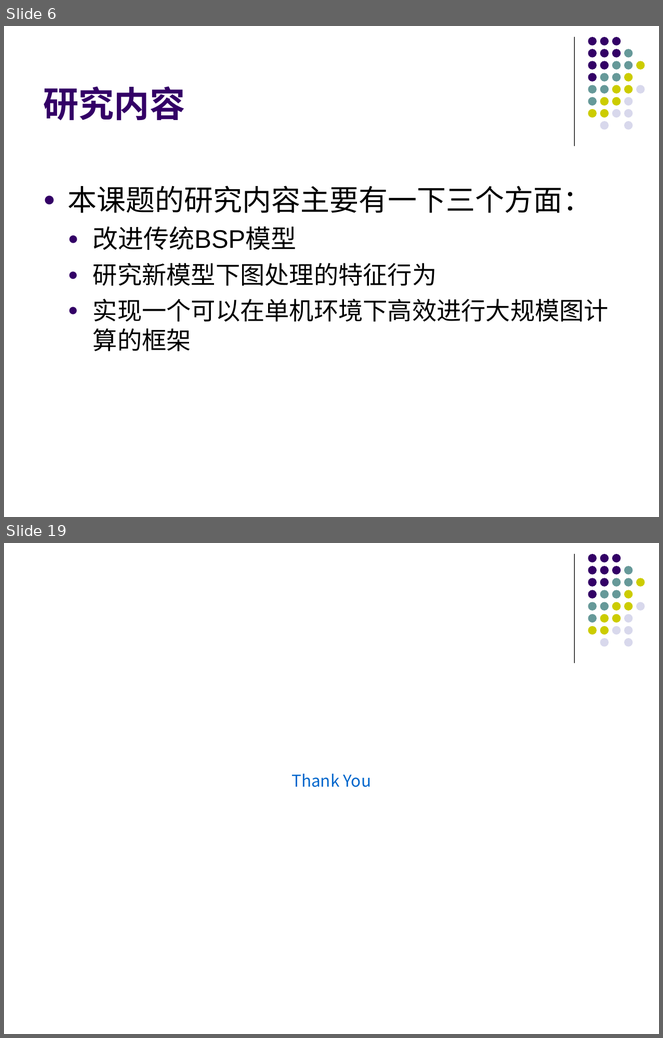
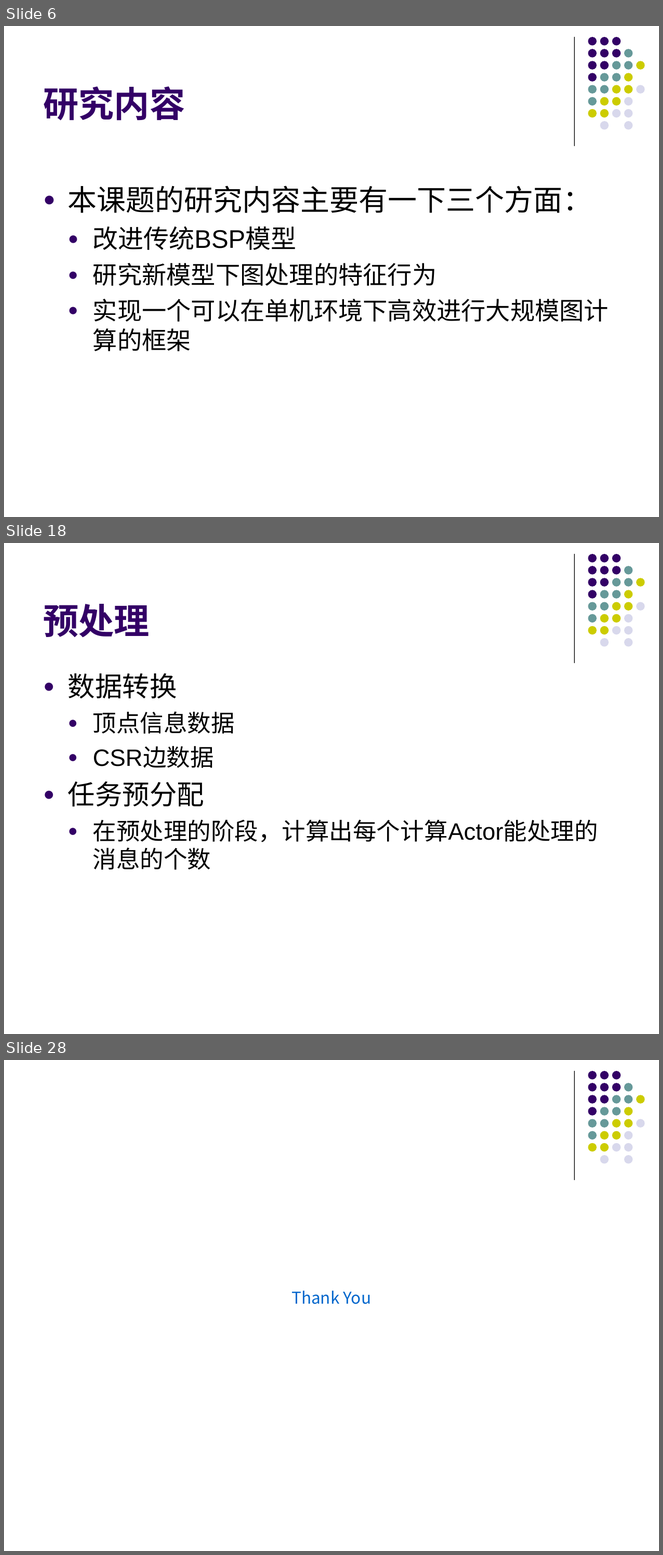
Before and after one commit to gitDangerSnake/dalunwen, a slide deck: graph.ppt. Shown one above the other, each under a label of ours: slides 6 and 19 before the commit, slides 6, 18 and 28 after it; the slides between them are not shown. The pictures are 663x1038 and 663x1555 pixels, drawn with LibreOffice and Linux fonts; fonts in the diff are those of the drawing. Boxes give left, top, right and bottom in pixels: in the first picture for what was removed or moved away, otherwise in the second. Text is boxed around its words. In the diff, an @@ line names an element or a change of style, - is before the commit and + after.

```diff
--- a/graph.ppt
+++ b/graph.ppt
@@ slide 18 added at <box>4,543,659,1034</box>, background #FFFFFF; not listed: 32 template elements that a slide beside it also shows @@
@@ title added at <box>43,604,150,638</box>, 39 pt, text #330066, bold @@
+预处理
@@ text added at <box>68,674,598,843</box>, 26 pt, text #000000 @@
+● 数据转换
+  ● 顶点信息数据
+  ● CSR边数据
+● 任务预分配
+  ● 在预处理的阶段，计算出每个计算Actor能处理的消息的个数
@@ what was slide 19 is now slide 28 @@
```
Also in this commit, not shown: 5 slides changed, 17 other slides added, 9 slides removed, 10 other files.
